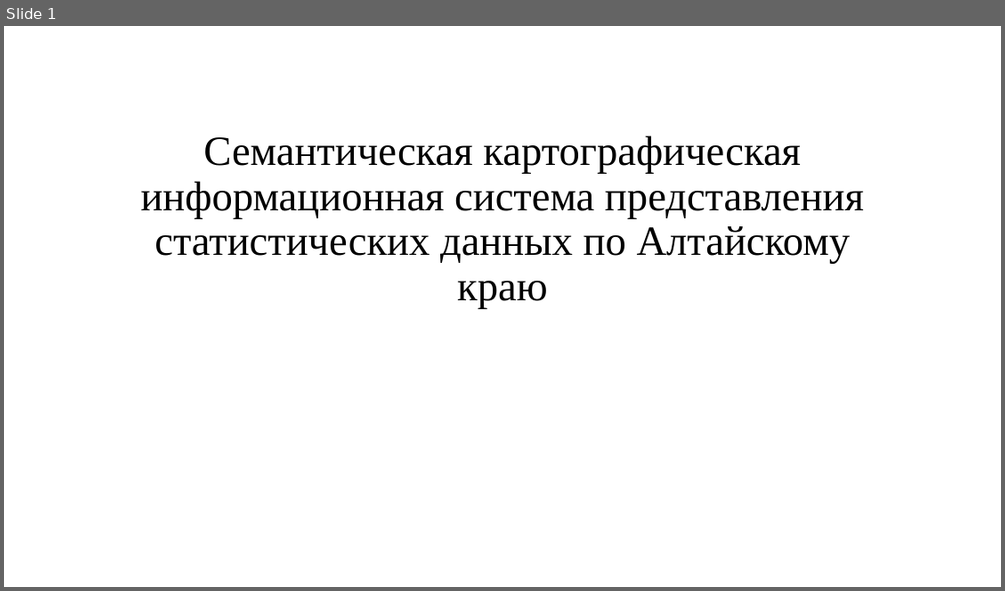
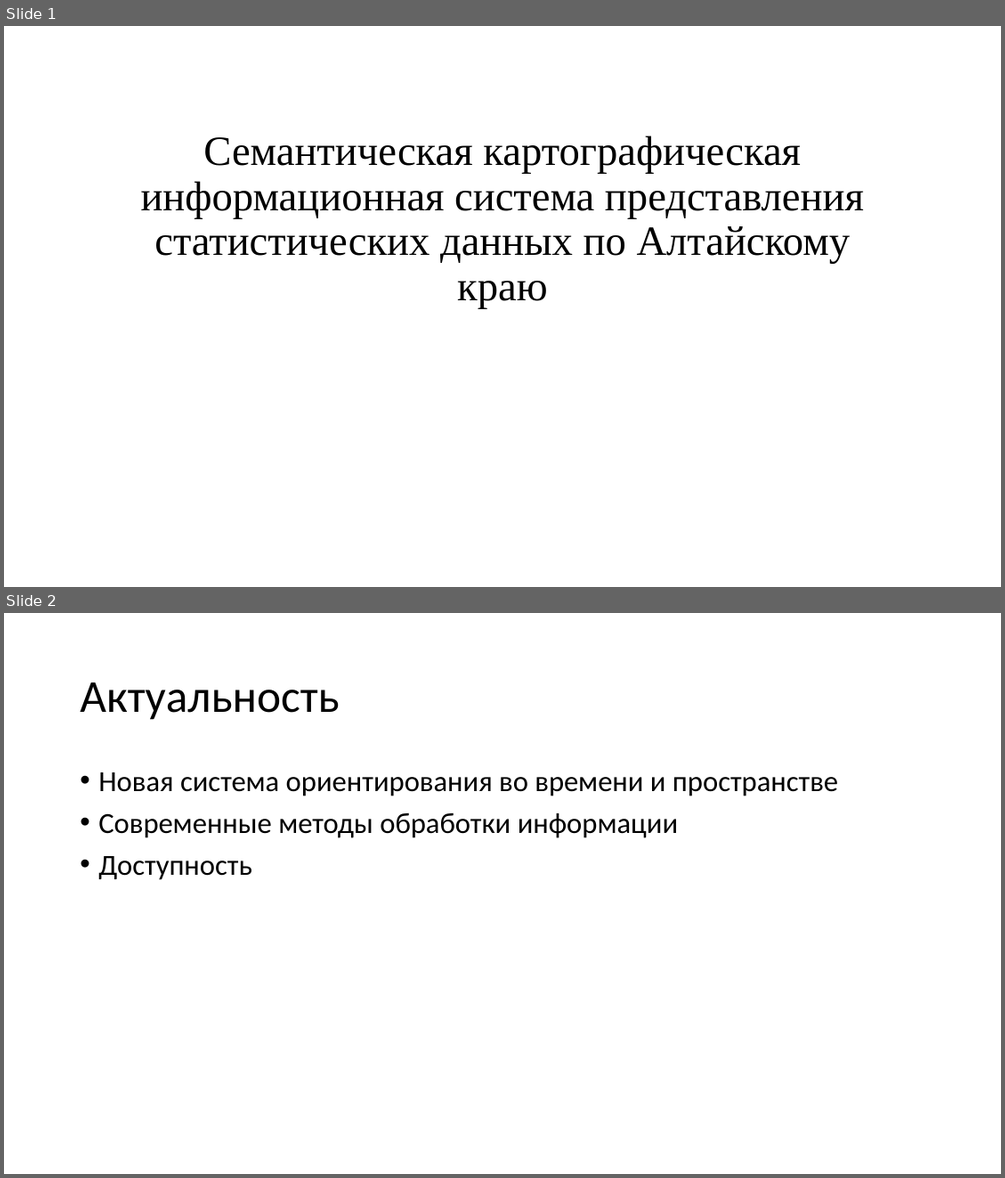
Before and after one commit to egorserdyuk/Diploma, a slide deck: stats/Семантическая картографическая информационная система представления статистических данных по.pptx. Shown one above the other, each under a label of ours: slide 1 before the commit, slides 1 and 2 after it. The pictures are 1005x591 and 1005x1178 pixels, drawn with LibreOffice and Linux fonts; fonts in the diff are those of the drawing. Boxes give left, top, right and bottom in pixels: in the first picture for what was removed or moved away, otherwise in the second. Text is boxed around its words. In the diff, an @@ line names an element or a change of style, - is before the commit and + after.

```diff
--- a/stats/Семантическая картографическая информационная система представления статистических данных по.pptx
+++ b/stats/Семантическая картографическая информационная система представления статистических данных по.pptx
@@ slide 2 added at (4, 613, 1001, 1174), background #FFFFFF @@
@@ title added at (80, 682, 339, 720), 44 pt, text #000000 @@
+Актуальность
@@ text added at (98, 772, 838, 880), 28 pt, text #000000 @@
+• Новая система ориентирования во времени и пространстве
+• Современные методы обработки информации
+• Доступность
```
Also in this commit, not shown: 8 other slides added, 9 slides removed.
